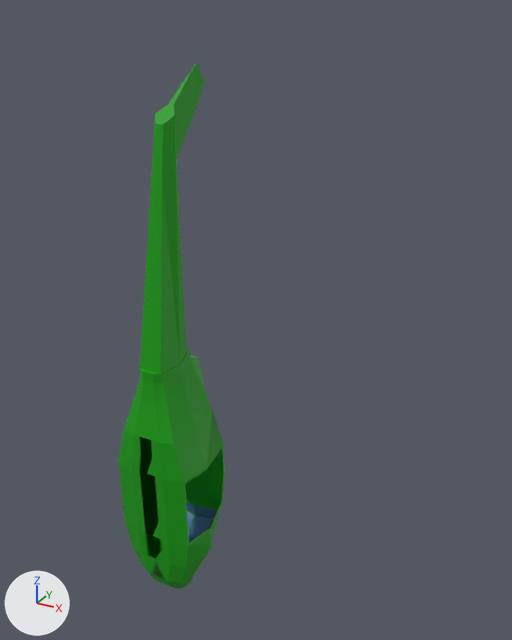
Renders of the COLLADA model Assets/Enemies/Basic Chopper/enemyChopper1.dae from each side of a commit.
Before and after are seen from a 50 mm camera at (4.45, -5.95, 5.46) aimed at (0.55, 1.14, 1.91). Lighting does not change. The marker at lower left points along +X, +Y and +Z. Where no turn or scale is listed for an object, it has been applied to the vertices. Vertices at the same position are counted once.

Script lines for the objects in view, before the commit:
```python
mat_body = principled_material('Body')
mat_body.base_color = (0.00374, 0.334, 0.0)  # green #0c9c00
me_cube_001 = bpy.data.meshes.new('Cube.001')
me_cube_001.from_pydata(...)  # 233 vertices, 546 faces; spans x -0.55..0.55, y -0.51..0.94, z -1.48..4.94
# faces by material slot: [72, 474]
me_cube_001.materials.append(mat_real_glass)  # blue #4d71b1
me_cube_001.materials.append(mat_body)  # green #0c9c00
ob_chopper = bpy.data.objects.new('Chopper', me_cube_001)
ob_chopper.location = (0.0, 0.0, 0.0)
```
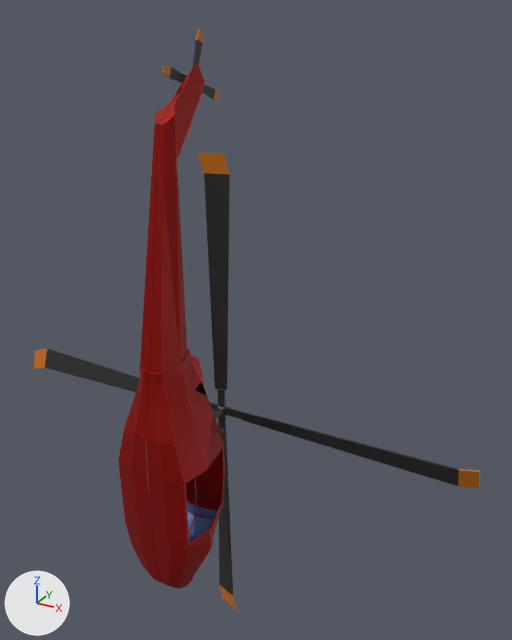
The newer file is also turned or shifted as a whole; pictures and numbers use the older file's frame.

Location of each change, (x1, y1, x2, y2) in pixels of the pictures (512 x 640 px; the box of a moved part takes in the faces that stretch with it):
'Chopper', recoloured, surface changed, reshaped (green to red): before (118, 62, 224, 589); after (118, 62, 225, 589)
'Main Rotor', added (black): after (33, 153, 480, 609)
    faces in mat_metal (black #2e2e2e): (45, 173, 459, 595)
    faces in mat_rotor_tip (orange #c36c02): (33, 153, 480, 609)
'Tail Rotor', added: after (162, 29, 220, 137)
    faces in mat_metal (black #2e2e2e): (170, 40, 216, 127)
    faces in mat_rotor_tip (orange #c36c02): (162, 29, 220, 137)
part 1 of me_cube_001, moved or reshaped: before (145, 62, 224, 589); after (146, 63, 225, 589)

What the commit changed:
Material 'Body' (mat_body) changes colour from green #0c9c00 to red #9c0800; in linear values from (0.00374, 0.334, 0.0) to (0.334, 0.0023, 0.0).
In material 'Body' (mat_body), metallic goes from 0.0 to 0.545.
Material 'metal' (mat_metal) is new.
Its base color is (0.0272, 0.0272, 0.0272) (black #2e2e2e).
Its metallic is 0.243.
Material 'rotor Tip' (mat_rotor_tip) is new.
Its base color is (0.545, 0.15, 0.000493) (orange #c36c02).
me_cube_001 is used by ob_chopper; location (0.0, 0.0, 0.0).
me_cube_001 had 233 vertices, 546 faces and spanned x -0.55..0.55, y -0.51..0.94, z -1.48..4.94.
me_cube_001 now has 270 vertices, 546 faces and spans x -0.55..0.55, y -0.51..0.94, z -1.48..4.94.
Part 1, on me_cube_001:
50 vertices are removed from x 0.01..0.52, y -0.51..0.94, z -1.44..4.73.
250 faces are deleted.
2 vertices move from x 0.07..0.5, y 0.0..0.07, z -0.7..3.84 to x 0.04..0.5, y 0.0..0.07, z -0.7..3.84.
80 vertices are added at x 0.01..0.53, y -0.51..0.94, z -1.48..4.94.
7 new vertices lie (0.22, 0.0, 0.0) away from vertices in x 0.01, y -0.51..0.59, z -0.84..0.48.
8 new faces join them, mat_real_glass (blue #4d71b1).
242 new faces join them, mat_body (red #9c0800).
Mesh me_cube_002 is new.
It has 88 vertices, 172 faces and spans x 0.0..0.138, y -0.55..0.547, z -0.548..0.548.
Faces by material slot: [132, 40].
It uses material mat_metal (black #2e2e2e).
It uses material mat_rotor_tip (orange #c36c02).
Mesh me_cube is new.
It has 124 vertices, 244 faces and spans x -3.45..3.45, y -0.06..0.66, z -3.45..3.45.
Faces by material slot: [204, 40].
It uses material mat_metal (black #2e2e2e).
It uses material mat_rotor_tip (orange #c36c02).
Object 'Tail Rotor' (ob_tail_rotor) is new; it shows me_cube_002.
Its location is (-0.14, 0.86, 4.71).
Object 'Main Rotor' (ob_main_rotor) is new; it shows me_cube.
Its location is (0.0, 0.58, 0.46).
